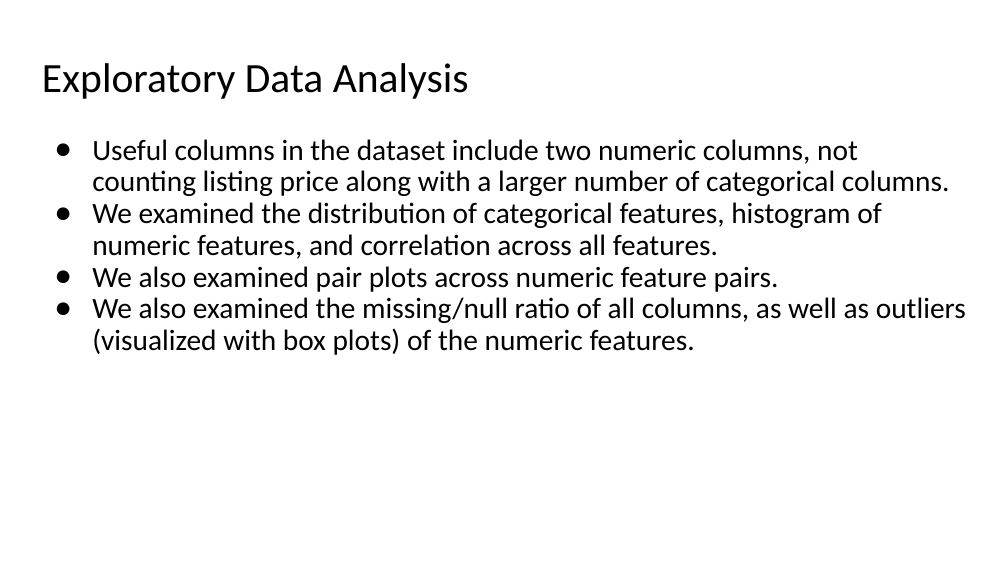
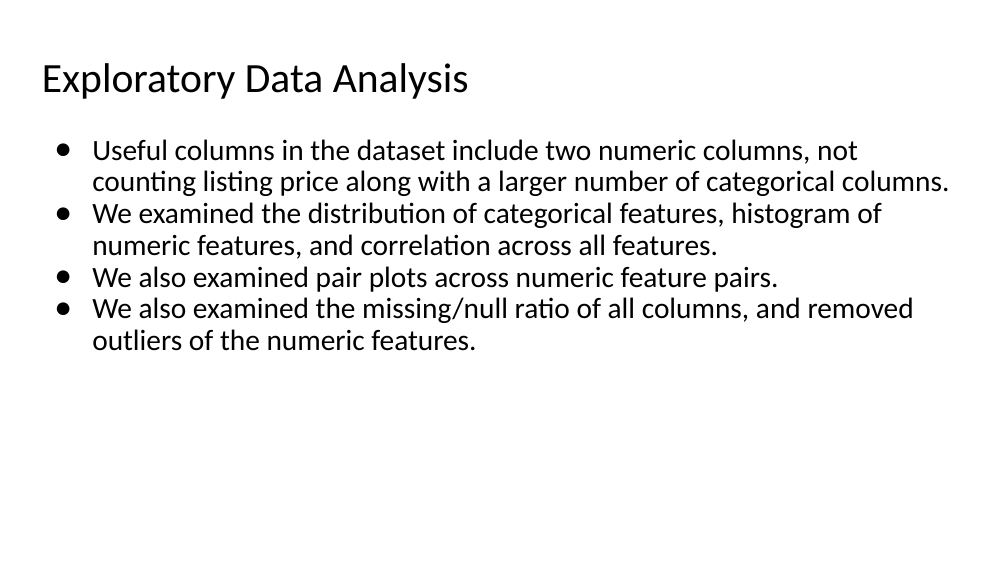
Before and after one commit to ranton256/used_car_sale_price_analysis, a slide deck: slide 9 of DSCI521_rna63_final_project_pres.pptx. Drawn at 1008x567 pixels with LibreOffice and Linux fonts; fonts in the diff are those of the drawing; background and template pictures are left out. Boxes give left, top, right and bottom in pixels: in the first picture for what was removed or moved away, otherwise in the second. Text is boxed around its words. In the diff, an @@ line names an element or a change of style, - is before the commit and + after.

```diff
--- a/DSCI521_rna63_final_project_pres.pptx
+++ b/DSCI521_rna63_final_project_pres.pptx
@@ text at (92, 297, 914, 351): text changed @@
-● We also examined the missing/null ratio of all columns, as well as outliers (visualized with box plots) of the numeric features.
+● We also examined the missing/null ratio of all columns, and removed outliers of the numeric features.
```
Also in this commit, not shown: 14 other slides changed, 1 slide added, 1 slide removed, 4 other files.
